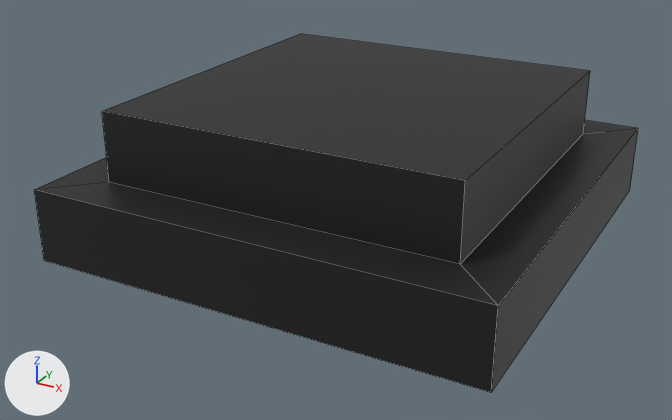
An edit to the FBX model RoboPro/Assets/Models/Other/FBX/Goal_Base.fbx, drawn before and after from the same camera.
Rendered twice from a 50 mm camera at (0.696, -1.36, 0.694) aimed at (-0.022, -0.054, 0.041). Lighting does not change. The marker at lower left points along +X, +Y and +Z. Mesh edges are drawn as thin lines. Where no turn or scale is listed for an object, it has been applied to the vertices.

The first picture shows 'Base'.
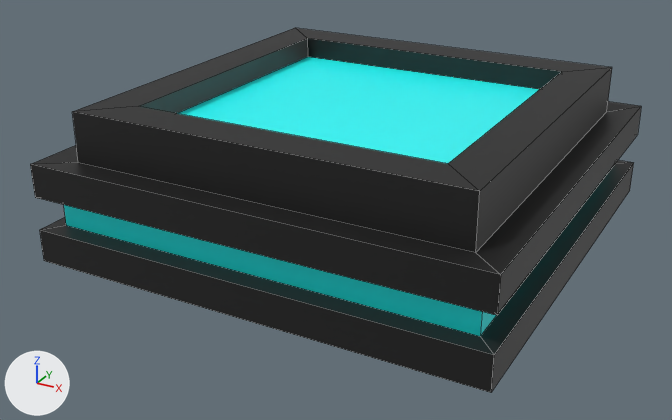
Location of each change, [x1, y1, x2, y2] in pixels of the pictures (672 x 420 px):
'Base', reshaped
    before: [34, 34, 638, 392]
    after: [30, 28, 641, 392]
part 1 of me_cube, built on
    before: [34, 34, 638, 358]
    after: [30, 28, 641, 358]
part 2 of me_cube, surface changed
    before: [34, 120, 635, 306]
    after: [40, 160, 632, 355]

The change, as a list of edits to the scene's bpy script:
```text
Change me_cube:
    used by ob_base; location = (0.0, 0.0, 0.0)
    remove me_cube.from_pydata(...)  # 16 vertices, 14 faces; spans x -0.388..0.388, y -0.388..0.388, z 0.0..0.247
    add me_cube.from_pydata(...)  # 40 vertices, 38 faces; spans x -0.388..0.388, y -0.388..0.388, z 0.0..0.25
    me_cube part 1
    4 vertices are removed from x -0.305..0.305, y -0.305..0.305, z 0.247
    5 faces are deleted
    4 vertices in x -0.388..0.388, y -0.388..0.388, z 0.127 move by (0.0, 0.0, -0.07)
    4 vertices move from x -0.305..0.305, y -0.305..0.305, z 0.127 to x -0.358..0.358, y -0.358..0.358, z 0.059
    28 vertices are added at x -0.388..0.388, y -0.388..0.388, z 0.112..0.25
    29 new faces join them
    me_cube part 2: 3 kept faces spanning x -0.388..0.388, y -0.388..0.388, z 0.057..0.059 get new texture (UV) coordinates
```
